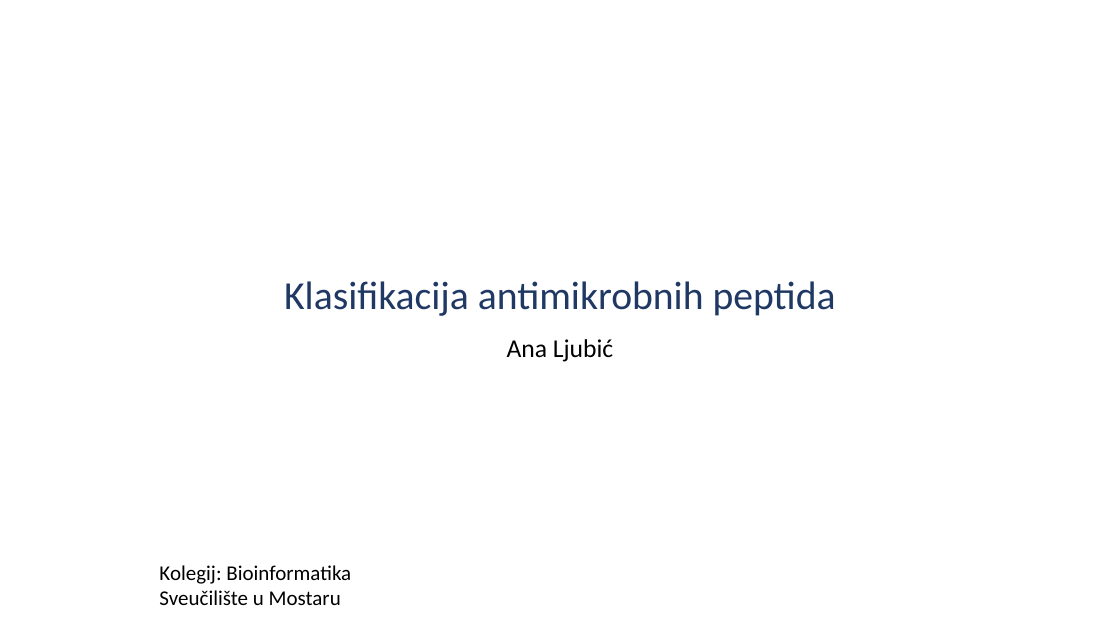
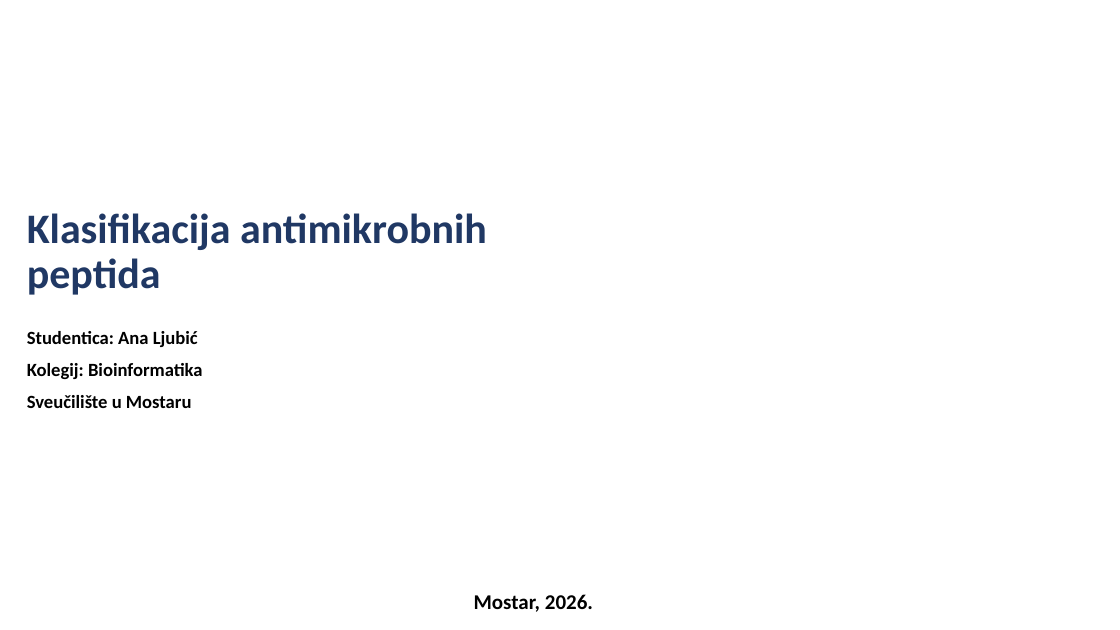
Before and after one commit to aljubic1/bioinformatika_projekt_alj, a slide deck: slide 1 of Klasifikacija antimikrobnih peptida.pptx. Drawn at 1120x630 pixels with LibreOffice and Linux fonts; fonts in the diff are those of the drawing; background and template pictures are left out. Boxes give left, top, right and bottom in pixels: in the first picture for what was removed or moved away, otherwise in the second. Text is boxed around its words. In the diff, an @@ line names an element or a change of style, - is before the commit and + after.

```diff
--- a/Klasifikacija antimikrobnih peptida.pptx
+++ b/Klasifikacija antimikrobnih peptida.pptx
@@ title "Klasifikacija antimikrobnih peptida": place and size @@
-title "Klasifikacija antimikrobnih peptida" at (284, 281, 836, 316)
+title "Klasifikacija antimikrobnih peptida" at (27, 213, 487, 295)
@@ title "Klasifikacija antimikrobnih peptida" at (27, 213, 487, 295): size 34 to 36 pt, bold on; alignment centre to left @@
@@ subtitle at (27, 331, 203, 408): text changed; size 22 to 16 pt; bold on @@
-Ana Ljubić
+Studentica: Ana Ljubić
+Kolegij: Bioinformatika
+Sveučilište u Mostaru
@@ text removed at (159, 565, 351, 605) @@
-Kolegij: Bioinformatika
-Sveučilište u Mostaru
@@ text added at (474, 594, 593, 612), 18 pt, text #000000, bold @@
+Mostar, 2026.
```
Also in this commit, not shown: 1 other slide changed, 19 slides added, 9 slides removed, 6 other files.
